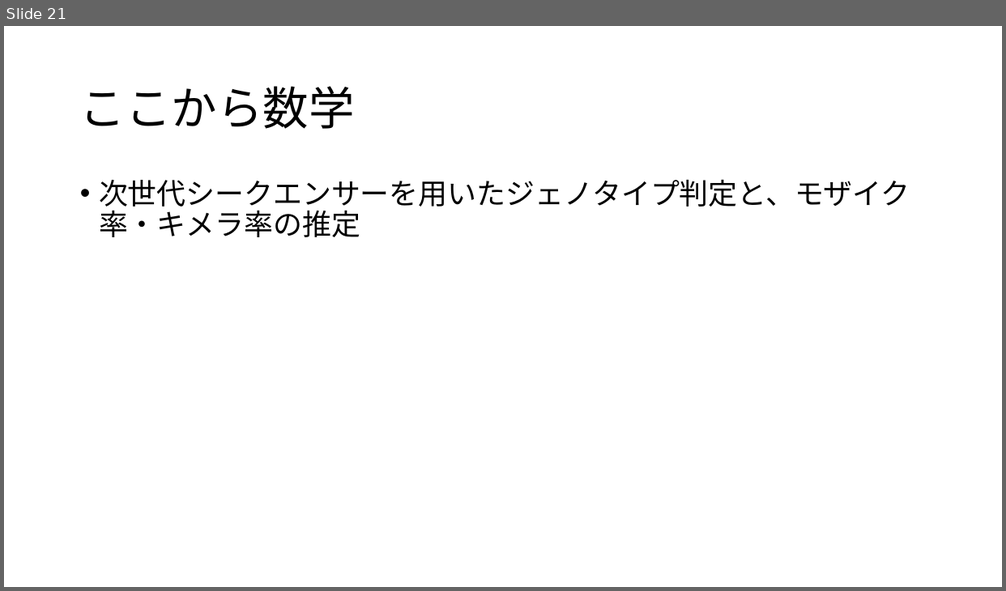
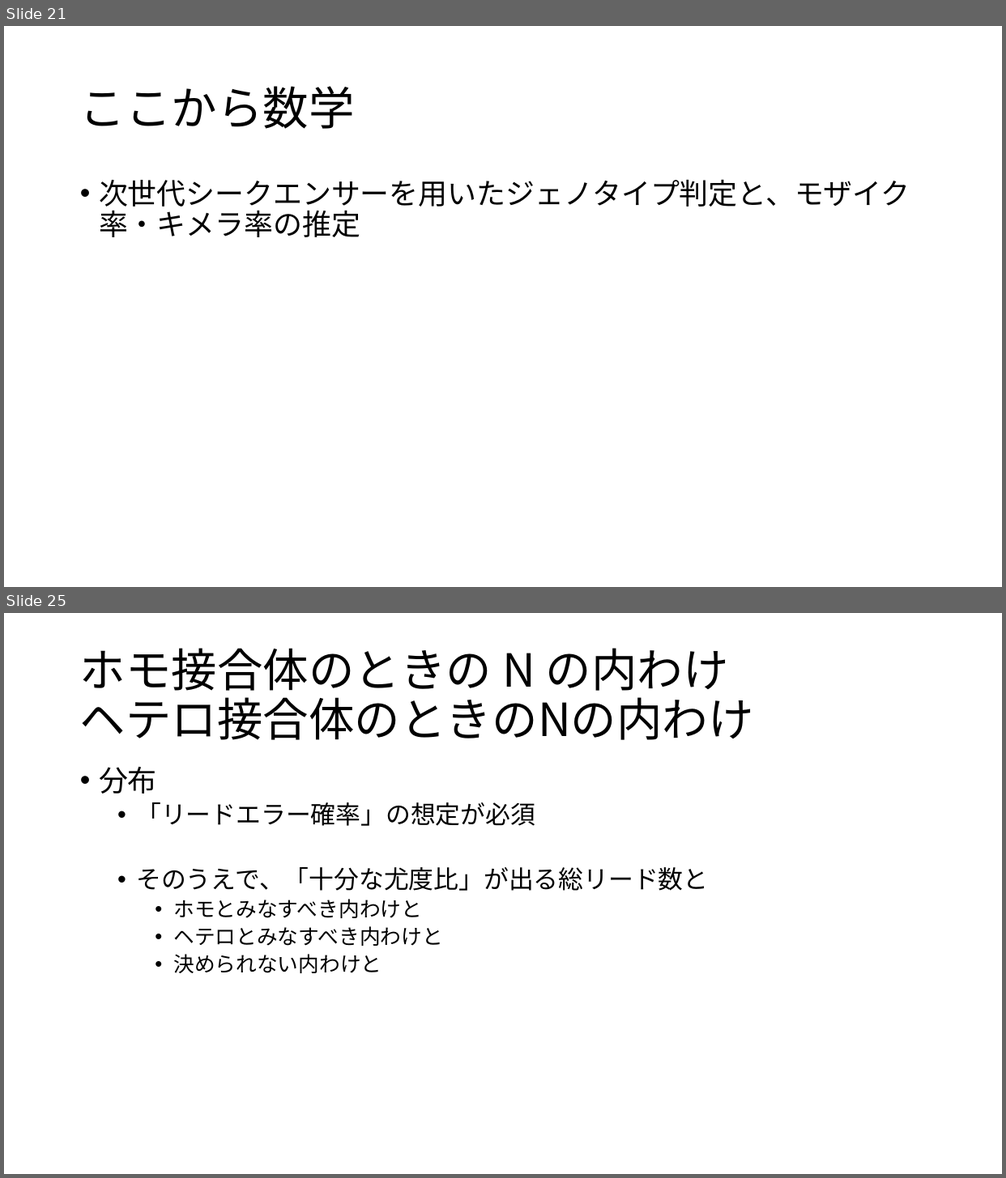
Before and after one commit to ryamada22/atom, a slide deck: Lectures2019/chimeraNGStyping2020Jan.pptx. Shown one above the other, each under a label of ours: slide 21 before the commit, slides 21 and 25 after it; the slides between them are not shown. The pictures are 1006x591 and 1006x1178 pixels, drawn with LibreOffice and Linux fonts; fonts in the diff are those of the drawing. Boxes give left, top, right and bottom in pixels: in the first picture for what was removed or moved away, otherwise in the second. Text is boxed around its words. In the diff, an @@ line names an element or a change of style, - is before the commit and + after.

```diff
--- a/Lectures2019/chimeraNGStyping2020Jan.pptx
+++ b/Lectures2019/chimeraNGStyping2020Jan.pptx
@@ slide 25 added at [4, 613, 1002, 1174], background #FFFFFF @@
@@ title added at [80, 648, 754, 740], 44 pt, text #000000 @@
+ホモ接合体のときの N の内わけ
+ヘテロ接合体のときのNの内わけ
@@ text added at [99, 767, 708, 973], 24 pt, text #000000 @@
+• 分布
+  • 「リードエラー確率」の想定が必須
+  • そのうえで、「十分な尤度比」が出る総リード数と
+    • ホモとみなすべき内わけと
+    • ヘテロとみなすべき内わけと
+    • 決められない内わけと
```
Also in this commit, not shown: 9 other slides added.
